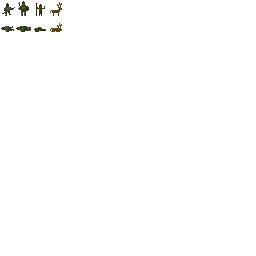
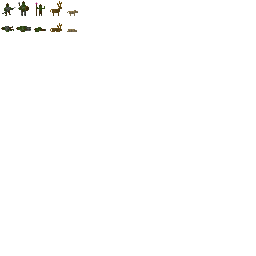
Two versions of the same layered image (256 × 256). Layer-by-layer changes:
painted on "Background" over [left=50, top=1, right=78, bottom=32]
